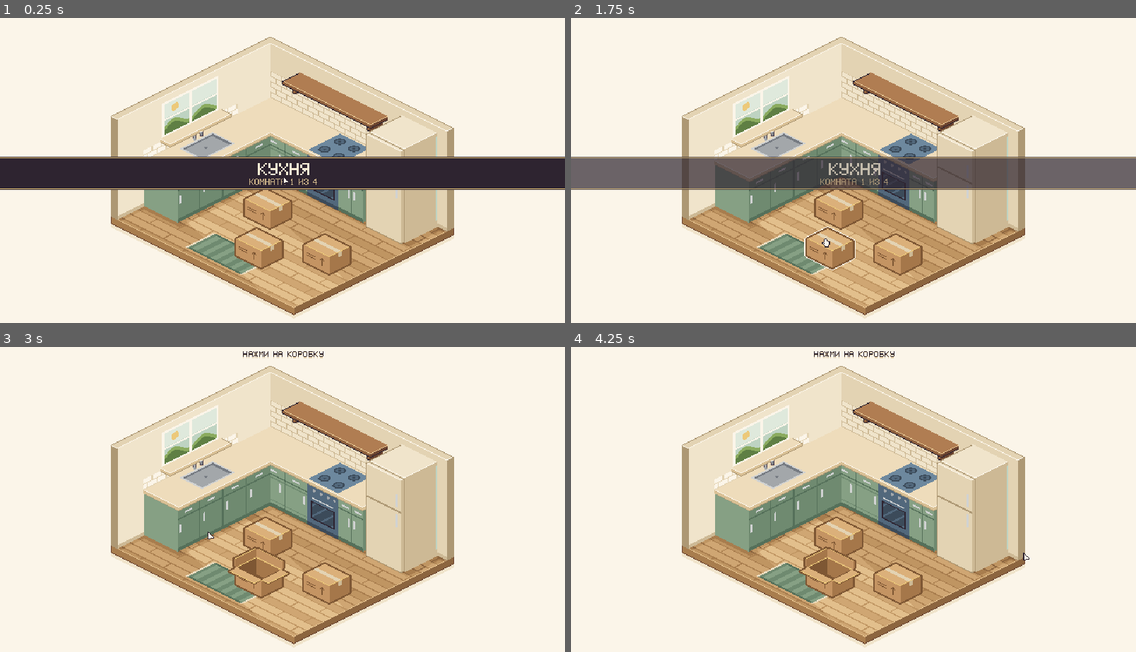
Above: before the commit, frames 1-4 (two rows, left to right).
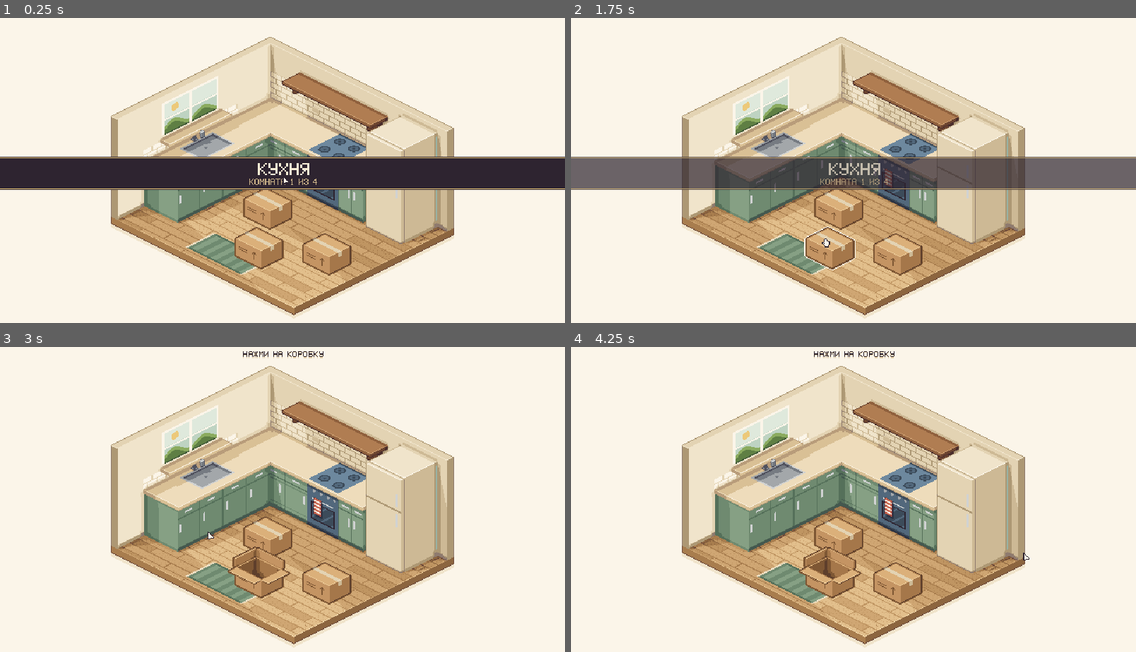
Above: after the commit, the same moments.

Repository: danilmotorin67-cyber/unpack
Game: Godot game, scene res://scenes/main.tscn
The game is run twice, just before and just after one commit, with the same random seed, the same clock (stepped at 60 frames per second) and the same inputs.
Inputs (mouse positions are in pixels of both pictures, inside the frame that each line leads up to):
- Up to frame 1 (0.25 s): no input
- Up to frame 2 (1.75 s): tap Enter at 0.5 s; move the mouse to (977, 161) at 0.52 s; tap M at 0.6 s; click (977, 161) at 0.67 s; tap Space at 0.77, 1.25 s; drag from (740, 191) to (825, 240) at 1.27 s
- Up to frame 3 (3 s): move the mouse to (339, 435) at 2.02 s; tap Enter at 2.1, 2.75 s; click (339, 435) at 2.17 s; drag from (254, 569) to (113, 456) at 2.77 s
- Up to frame 4 (4.25 s): tap Space at 3.5, 3.77 s; move the mouse to (1023, 551) at 3.52 s; tap R at 3.6 s; click (1023, 551) at 3.67 s

The runs differ from the first frame. In frame 1, 4.7% of the frame differs, in the area x 19-81%, y 8-96%; in frame 2, 4.8%; in frame 3, 5.6%; in frame 4, 5.6%.

Commit message:
Освещение: рампы, AO, падающие тени, плавные формы, цветной контур
Палитра собрана в рампы по 4-7 тонов со сдвигом оттенка. Рендерер
считает лучевые тени и затенение в углах, плавно тонирует круглые формы,
даёт блики глянцу и цветной контур предметам. Фактура досок, мелкий
декор в комнатах, предметы крупнее. Ручные спрайты убраны ради единого
стиля.

Co-Authored-By: Claude Opus 5.5 <noreply@anthropic.com>
Claude-Session: https://claude.ai/code/session_01S4yhpqFcJEw2QoDdGk3XzY

Diff:
--- a/game/scripts/art_data.gd
+++ b/game/scripts/art_data.gd
@@ -8,65 +8,65 @@
 const ROOM := Vector3(150, 130, 85)
 
 const ITEMS := {
-	"plates": {"anchor": Vector2(12, 12), "foot": Rect2(-5.25, -5.25, 10.5, 10.5), "h": 4.8},
-	"bowl": {"anchor": Vector2(14, 16), "foot": Rect2(-4.8, -4.8, 9.6, 9.6), "h": 6.3},
-	"mug_yellow": {"anchor": Vector2(11, 14), "foot": Rect2(-2.25, -2.25, 4.5, 4.5), "h": 8.25},
-	"mug_blue": {"anchor": Vector2(11, 14), "foot": Rect2(-2.25, -2.25, 4.5, 4.5), "h": 8.25},
-	"glass": {"anchor": Vector2(7, 15), "foot": Rect2(-1.5, -1.5, 3, 3), "h": 7.5},
-	"pot": {"anchor": Vector2(13, 15), "foot": Rect2(-5.25, -5.25, 10.5, 10.5), "h": 9.9},
-	"pan": {"anchor": Vector2(15, 12), "foot": Rect2(-5.25, -5.25, 10.5, 10.5), "h": 2.4},
-	"kettle": {"anchor": Vector2(15, 22), "foot": Rect2(-3.9, -3.9, 7.8, 7.8), "h": 12.45},
-	"cutting_board": {"anchor": Vector2(19, 13), "foot": Rect2(-6, -3.75, 15.75, 7.5), "h": 1.95},
-	"knife_block": {"anchor": Vector2(11, 22), "foot": Rect2(-1.5, -2.4, 3, 4.8), "h": 12.9},
-	"soap": {"anchor": Vector2(7, 16), "foot": Rect2(-1.5, -1.5, 3, 3), "h": 9.9},
-	"plant": {"anchor": Vector2(10, 17), "foot": Rect2(-3, -3, 6, 6), "h": 14.85},
-	"milk": {"anchor": Vector2(8, 19), "foot": Rect2(-1.5, -1.5, 3, 3), "h": 11.4},
-	"cheese": {"anchor": Vector2(10, 11), "foot": Rect2(-2.4, -1.5, 4.8, 3), "h": 3.9},
-	"spices": {"anchor": Vector2(7, 12), "foot": Rect2(-1.5, -1.88, 3, 3.75), "h": 5.85},
-	"toothbrush_cup": {"anchor": Vector2(7, 16), "foot": Rect2(-1.5, -1.5, 3, 3), "h": 9.9},
-	"toothpaste": {"anchor": Vector2(10, 9), "foot": Rect2(-3, -1.5, 7.2, 3), "h": 2.1},
-	"soap_dish": {"anchor": Vector2(10, 8), "foot": Rect2(-2.1, -1.5, 4.2, 3), "h": 2.85},
-	"shampoo": {"anchor": Vector2(7, 16), "foot": Rect2(-1.5, -1.5, 3, 3), "h": 9.9},
-	"shower_gel": {"anchor": Vector2(6, 16), "foot": Rect2(-1.5, -1.5, 3, 3), "h": 9.45},
-	"duck": {"anchor": Vector2(8, 11), "foot": Rect2(-1.5, -1.5, 3, 3.9), "h": 6.9},
-	"sponge": {"anchor": Vector2(9, 9), "foot": Rect2(-1.5, -1.5, 3, 3), "h": 3.15},
-	"towel_blue": {"anchor": Vector2(14, 13), "foot": Rect2(-3.75, -2.25, 7.5, 4.5), "h": 3.6},
-	"towel_white": {"anchor": Vector2(14, 13), "foot": Rect2(-3.75, -2.25, 7.5, 4.5), "h": 3.6},
-	"toilet_paper": {"anchor": Vector2(7, 10), "foot": Rect2(-1.5, -1.5, 3, 3), "h": 4.5},
-	"perfume": {"anchor": Vector2(5, 11), "foot": Rect2(-1.5, -1.5, 3, 3), "h": 6},
-	"cream": {"anchor": Vector2(6, 9), "foot": Rect2(-1.5, -1.5, 3, 3), "h": 3.45},
-	"cactus": {"anchor": Vector2(7, 16), "foot": Rect2(-1.5, -1.5, 3, 3), "h": 10.05},
-	"hairbrush": {"anchor": Vector2(10, 8), "foot": Rect2(-3.75, -1.5, 5.25, 3), "h": 2.25},
-	"bunny": {"anchor": Vector2(8, 19), "foot": Rect2(-1.5, -1.5, 3, 3), "h": 12},
-	"lamp": {"anchor": Vector2(9, 21), "foot": Rect2(-2.1, -2.1, 4.2, 4.2), "h": 12},
-	"alarm_clock": {"anchor": Vector2(8, 12), "foot": Rect2(-1.5, -1.5, 3, 3), "h": 6.45},
-	"book_red": {"anchor": Vector2(11, 9), "foot": Rect2(-2.25, -1.5, 4.5, 3), "h": 1.8},
-	"book_blue": {"anchor": Vector2(11, 10), "foot": Rect2(-2.25, -1.5, 5.1, 3), "h": 3.3},
-	"laptop": {"anchor": Vector2(14, 18), "foot": Rect2(-3.75, -2.25, 7.5, 4.5), "h": 7.5},
-	"pencil_cup": {"anchor": Vector2(5, 13), "foot": Rect2(-1.5, -1.5, 3, 3), "h": 7.5},
-	"sweater": {"anchor": Vector2(13, 11), "foot": Rect2(-3, -2.25, 6, 4.5), "h": 2.7},
-	"jeans": {"anchor": Vector2(13, 10), "foot": Rect2(-3, -2.25, 6, 4.5), "h": 2.1},
-	"tshirt": {"anchor": Vector2(13, 9), "foot": Rect2(-3, -2.25, 6, 4.5), "h": 1.5},
-	"sneakers": {"anchor": Vector2(12, 12), "foot": Rect2(-3, -1.8, 5.25, 3.6), "h": 3.9},
-	"photo_frame": {"anchor": Vector2(6, 10), "foot": Rect2(-1.5, -1.5, 3, 3), "h": 4.8},
-	"globe": {"anchor": Vector2(8, 14), "foot": Rect2(-1.5, -1.5, 3, 3), "h": 8.4},
-	"headphones": {"anchor": Vector2(9, 13), "foot": Rect2(-1.5, -3.3, 3, 6.6), "h": 6.3},
-	"cushion_terra": {"anchor": Vector2(14, 12), "foot": Rect2(-3, -3, 6, 6), "h": 3.3},
-	"cushion_blue": {"anchor": Vector2(14, 12), "foot": Rect2(-3, -3, 6, 6), "h": 3.3},
-	"throw_blanket": {"anchor": Vector2(15, 12), "foot": Rect2(-4.5, -2.25, 9, 4.5), "h": 2.7},
-	"teapot": {"anchor": Vector2(11, 14), "foot": Rect2(-1.95, -3.9, 3.9, 8.25), "h": 8.25},
-	"remote": {"anchor": Vector2(8, 6), "foot": Rect2(-1.8, -1.5, 3.6, 3), "h": 0.9},
-	"vase": {"anchor": Vector2(6, 19), "foot": Rect2(-1.5, -1.5, 3, 3), "h": 12.15},
-	"books_row": {"anchor": Vector2(12, 17), "foot": Rect2(-3.3, -1.5, 5.7, 3), "h": 8.4},
-	"vinyl_stack": {"anchor": Vector2(13, 11), "foot": Rect2(-2.7, -2.7, 5.4, 5.4), "h": 2.4},
-	"board_game": {"anchor": Vector2(14, 11), "foot": Rect2(-3.75, -2.25, 7.5, 4.5), "h": 2.4},
-	"candles": {"anchor": Vector2(5, 11), "foot": Rect2(-1.5, -1.5, 3, 3), "h": 6.3},
-	"painting_landscape": {"wall": true, "anchor_l": Vector2(14, 17), "anchor_r": Vector2(16, 17), "foot": Rect2(-9, -6.75, 18, 13.5), "h": 0},
-	"painting_flowers": {"wall": true, "anchor_l": Vector2(9, 15), "anchor_r": Vector2(11, 15), "foot": Rect2(-5.25, -7.5, 10.5, 15), "h": 0},
-	"wall_clock": {"wall": true, "anchor_l": Vector2(10, 11), "anchor_r": Vector2(11, 11), "foot": Rect2(-5.7, -5.7, 11.4, 11.4), "h": 0},
-	"mirror_round": {"wall": true, "anchor_l": Vector2(10, 12), "anchor_r": Vector2(12, 12), "foot": Rect2(-6.3, -6.3, 12.6, 12.6), "h": 0},
-	"poster": {"wall": true, "anchor_l": Vector2(11, 18), "anchor_r": Vector2(12, 18), "foot": Rect2(-6.75, -9, 13.5, 18), "h": 0},
-	"painting_small": {"wall": true, "anchor_l": Vector2(8, 12), "anchor_r": Vector2(9, 12), "foot": Rect2(-4.5, -5.25, 9, 10.5), "h": 0},
+	"plates": {"anchor": Vector2(16, 16), "foot": Rect2(-6.15, -6.15, 12.3, 12.3), "h": 5.44},
+	"bowl": {"anchor": Vector2(15, 18), "foot": Rect2(-5.64, -5.64, 11.28, 11.28), "h": 7.14},
+	"mug_yellow": {"anchor": Vector2(12, 18), "foot": Rect2(-2.75, -2.75, 5.5, 5.5), "h": 9.35},
+	"mug_blue": {"anchor": Vector2(12, 18), "foot": Rect2(-2.75, -2.75, 5.5, 5.5), "h": 9.35},
+	"glass": {"anchor": Vector2(8, 16), "foot": Rect2(-1.73, -1.73, 3.46, 3.46), "h": 8.5},
+	"pot": {"anchor": Vector2(18, 22), "foot": Rect2(-6.15, -6.15, 12.3, 12.3), "h": 11.22},
+	"pan": {"anchor": Vector2(16, 13), "foot": Rect2(-6.15, -6.15, 12.3, 12.3), "h": 2.72},
+	"kettle": {"anchor": Vector2(17, 24), "foot": Rect2(-4.62, -4.62, 9.24, 9.24), "h": 14.11},
+	"cutting_board": {"anchor": Vector2(21, 15), "foot": Rect2(-7, -4.45, 18.25, 8.9), "h": 2.21},
+	"knife_block": {"anchor": Vector2(12, 25), "foot": Rect2(-1.9, -2.92, 3.8, 5.84), "h": 14.62},
+	"soap": {"anchor": Vector2(7, 17), "foot": Rect2(-1.5, -1.5, 3, 3.06), "h": 11.22},
+	"plant": {"anchor": Vector2(12, 25), "foot": Rect2(-3.6, -3.6, 7.2, 7.2), "h": 16.83},
+	"milk": {"anchor": Vector2(9, 22), "foot": Rect2(-1.5, -1.5, 3, 3), "h": 12.92},
+	"cheese": {"anchor": Vector2(12, 13), "foot": Rect2(-2.92, -1.5, 5.84, 3), "h": 4.42},
+	"spices": {"anchor": Vector2(8, 14), "foot": Rect2(-1.5, -2.33, 3, 4.65), "h": 6.63},
+	"toothbrush_cup": {"anchor": Vector2(7, 18), "foot": Rect2(-1.5, -1.5, 3, 3), "h": 11.22},
+	"toothpaste": {"anchor": Vector2(11, 9), "foot": Rect2(-3.6, -1.5, 8.56, 3), "h": 2.38},
+	"soap_dish": {"anchor": Vector2(11, 9), "foot": Rect2(-2.58, -1.5, 5.16, 3), "h": 3.23},
+	"shampoo": {"anchor": Vector2(7, 18), "foot": Rect2(-1.5, -1.5, 3, 3), "h": 11.22},
+	"shower_gel": {"anchor": Vector2(6, 18), "foot": Rect2(-1.5, -1.5, 3, 3), "h": 10.71},
+	"duck": {"anchor": Vector2(9, 12), "foot": Rect2(-1.5, -1.5, 3, 4.42), "h": 7.82},
+	"sponge": {"anchor": Vector2(9, 10), "foot": Rect2(-1.9, -1.5, 3.8, 3), "h": 3.57},
+	"towel_blue": {"anchor": Vector2(16, 14), "foot": Rect2(-4.45, -2.75, 8.9, 5.5), "h": 4.08},
+	"towel_white": {"anchor": Vector2(16, 14), "foot": Rect2(-4.45, -2.75, 8.9, 5.5), "h": 4.08},
+	"toilet_paper": {"anchor": Vector2(7, 12), "foot": Rect2(-1.5, -1.5, 3, 3), "h": 5.1},
+	"perfume": {"anchor": Vector2(6, 12), "foot": Rect2(-1.5, -1.5, 3, 3), "h": 6.8},
+	"cream": {"anchor": Vector2(7, 10), "foot": Rect2(-1.5, -1.5, 3, 3), "h": 3.91},
+	"cactus": {"anchor": Vector2(8, 18), "foot": Rect2(-1.56, -1.56, 3.12, 3.46), "h": 11.39},
+	"hairbrush": {"anchor": Vector2(11, 8), "foot": Rect2(-4.45, -1.5, 5.95, 3), "h": 2.55},
+	"bunny": {"anchor": Vector2(8, 21), "foot": Rect2(-1.9, -1.9, 3.8, 3.8), "h": 13.6},
+	"lamp": {"anchor": Vector2(10, 24), "foot": Rect2(-2.58, -2.58, 5.16, 5.16), "h": 13.6},
+	"alarm_clock": {"anchor": Vector2(8, 13), "foot": Rect2(-1.56, -1.5, 3.12, 3), "h": 7.31},
+	"book_red": {"anchor": Vector2(12, 10), "foot": Rect2(-2.75, -1.56, 5.5, 3.12), "h": 2.04},
+	"book_blue": {"anchor": Vector2(12, 11), "foot": Rect2(-2.75, -1.56, 6.18, 3.12), "h": 3.74},
+	"laptop": {"anchor": Vector2(16, 20), "foot": Rect2(-4.45, -2.75, 8.9, 5.5), "h": 8.5},
+	"pencil_cup": {"anchor": Vector2(6, 14), "foot": Rect2(-1.5, -1.5, 3, 3), "h": 8.5},
+	"sweater": {"anchor": Vector2(14, 12), "foot": Rect2(-3.6, -2.75, 7.2, 5.5), "h": 3.06},
+	"jeans": {"anchor": Vector2(14, 11), "foot": Rect2(-3.6, -2.75, 7.2, 5.5), "h": 2.38},
+	"tshirt": {"anchor": Vector2(14, 10), "foot": Rect2(-3.6, -2.75, 7.2, 5.5), "h": 1.7},
+	"sneakers": {"anchor": Vector2(14, 14), "foot": Rect2(-3.6, -2.24, 6.35, 4.48), "h": 4.42},
+	"photo_frame": {"anchor": Vector2(7, 12), "foot": Rect2(-1.56, -1.5, 3.12, 3), "h": 5.44},
+	"globe": {"anchor": Vector2(8, 16), "foot": Rect2(-1.9, -1.9, 3.8, 3.8), "h": 9.52},
+	"headphones": {"anchor": Vector2(10, 15), "foot": Rect2(-1.5, -3.94, 3, 7.88), "h": 7.14},
+	"cushion_terra": {"anchor": Vector2(16, 14), "foot": Rect2(-3.6, -3.6, 7.2, 7.2), "h": 3.74},
+	"cushion_blue": {"anchor": Vector2(16, 14), "foot": Rect2(-3.6, -3.6, 7.2, 7.2), "h": 3.74},
+	"throw_blanket": {"anchor": Vector2(17, 13), "foot": Rect2(-5.3, -2.75, 10.6, 5.5), "h": 3.06},
+	"teapot": {"anchor": Vector2(12, 15), "foot": Rect2(-2.41, -4.62, 4.82, 9.75), "h": 9.35},
+	"remote": {"anchor": Vector2(9, 7), "foot": Rect2(-2.24, -1.5, 4.48, 3), "h": 1.02},
+	"vase": {"anchor": Vector2(6, 21), "foot": Rect2(-1.5, -1.5, 3, 3), "h": 13.77},
+	"books_row": {"anchor": Vector2(13, 19), "foot": Rect2(-3.94, -1.5, 6.86, 3), "h": 9.52},
+	"vinyl_stack": {"anchor": Vector2(15, 12), "foot": Rect2(-3.26, -3.26, 6.52, 6.52), "h": 2.72},
+	"board_game": {"anchor": Vector2(16, 12), "foot": Rect2(-4.45, -2.75, 8.9, 5.5), "h": 2.72},
+	"candles": {"anchor": Vector2(6, 12), "foot": Rect2(-1.5, -1.5, 3, 3), "h": 7.14},
+	"painting_landscape": {"wall": true, "anchor_l": Vector2(16, 19), "anchor_r": Vector2(17, 19), "foot": Rect2(-10.2, -7.65, 20.4, 15.3), "h": 0},
+	"painting_flowers": {"wall": true, "anchor_l": Vector2(10, 17), "anchor_r": Vector2(12, 17), "foot": Rect2(-5.95, -8.5, 11.9, 17), "h": 0},
+	"wall_clock": {"wall": true, "anchor_l": Vector2(11, 12), "anchor_r": Vector2(13, 12), "foot": Rect2(-6.46, -6.46, 12.92, 12.92), "h": 0},
+	"mirror_round": {"wall": true, "anchor_l": Vector2(12, 13), "anchor_r": Vector2(13, 13), "foot": Rect2(-7.14, -7.14, 14.28, 14.28), "h": 0},
+	"poster": {"wall": true, "anchor_l": Vector2(12, 21), "anchor_r": Vector2(13, 21), "foot": Rect2(-7.65, -10.2, 15.3, 20.4), "h": 0},
+	"painting_small": {"wall": true, "anchor_l": Vector2(9, 13), "anchor_r": Vector2(10, 13), "foot": Rect2(-5.1, -5.95, 10.2, 11.9), "h": 0},
 }
 
 const BOX := {
Binary file changed: game/assets/sprites/bathroom_bg.png
Not shown, removed: game/assets/sprites/bathroom_bg.png.import
Binary file changed: game/assets/sprites/bathroom_mirror_closed.png
Not shown, removed: game/assets/sprites/bathroom_mirror_closed.png.import
Binary file changed: game/assets/sprites/bathroom_mirror_open.png
Not shown, removed: game/assets/sprites/bathroom_mirror_open.png.import
Binary file changed: game/assets/sprites/bedroom_bg.png
Not shown, removed: game/assets/sprites/bedroom_bg.png.import
Binary file changed: game/assets/sprites/bedroom_wardrobe_closed.png
Not shown, removed: game/assets/sprites/bedroom_wardrobe_closed.png.import
Binary file changed: game/assets/sprites/bedroom_wardrobe_open.png
Not shown, removed: game/assets/sprites/bedroom_wardrobe_open.png.import
(and 151 more such lines)
